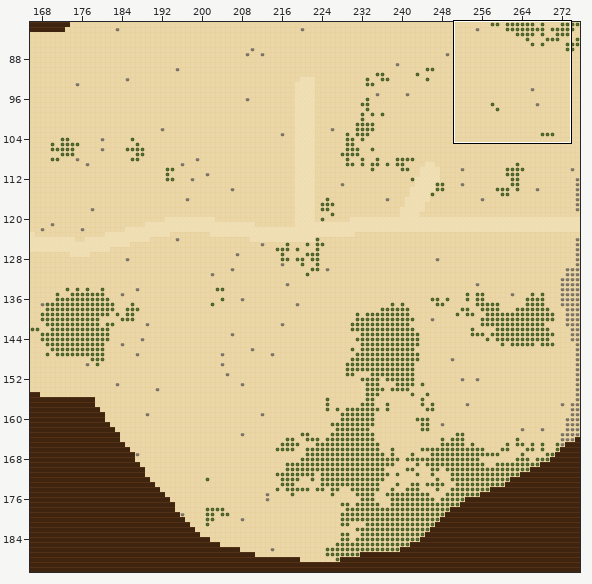
Level history. Tiled map (JSON): maps/overworld.tmj. Above, an overview of the earlier version with the close-up marked.
Close-up. The starting point:
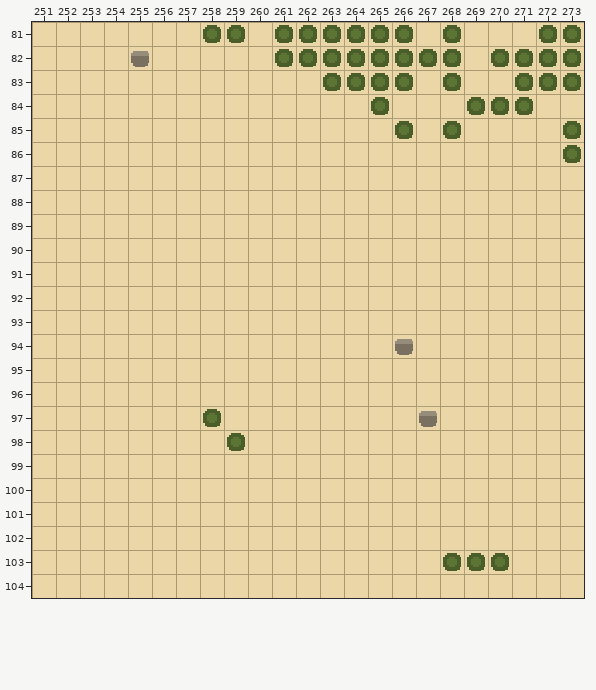
Cells are 16x16 px. Shown: x 251..273, y 81..104. The commit also changed other parts of the map, which this record leaves out.
After the commit:
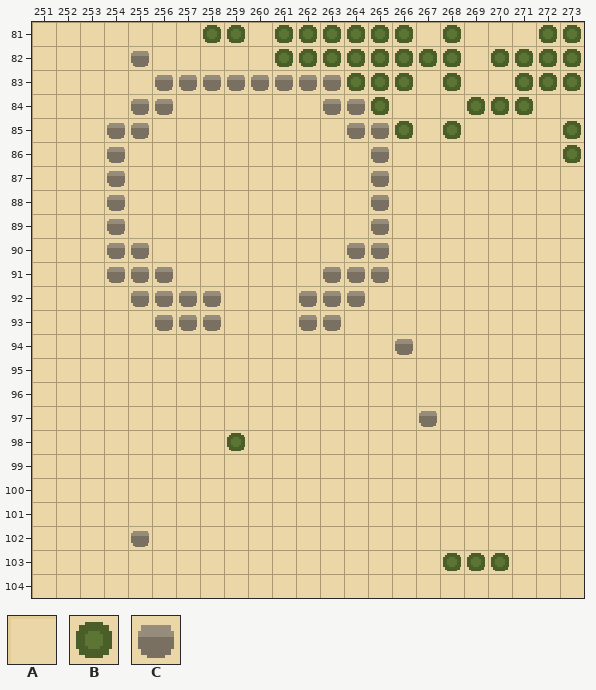
Key: from "draft": A 0, B 3, C 4.
_ is an empty cell, . an unchanged one.
Difference:
--- layer "ground"
@@ x 254..265 @@
- 83 ..AAAAAAAB..
- 84 .AA......AA.
- 85 AA........AA
- 86 A..........A
- 87 A..........A
- 88 A..........A
- 89 A..........A
- 90 AA........AA
- 91 AAA......AAA
- 92 .AAAA...AAA.
- 93 ..AAA...AA..
+ 83 ..CCCCCCCC..
+ 84 .CC......CC.
+ 85 CC........CC
+ 86 C..........C
+ 87 C..........C
+ 88 C..........C
+ 89 C..........C
+ 90 CC........CC
+ 91 CCC......CCC
+ 92 .CCCC...CCC.
+ 93 ..CCC...CC..
@@ x 258..258 @@
- 97 B
+ 97 A
@@ x 255..255 @@
-102 A
+102 C
